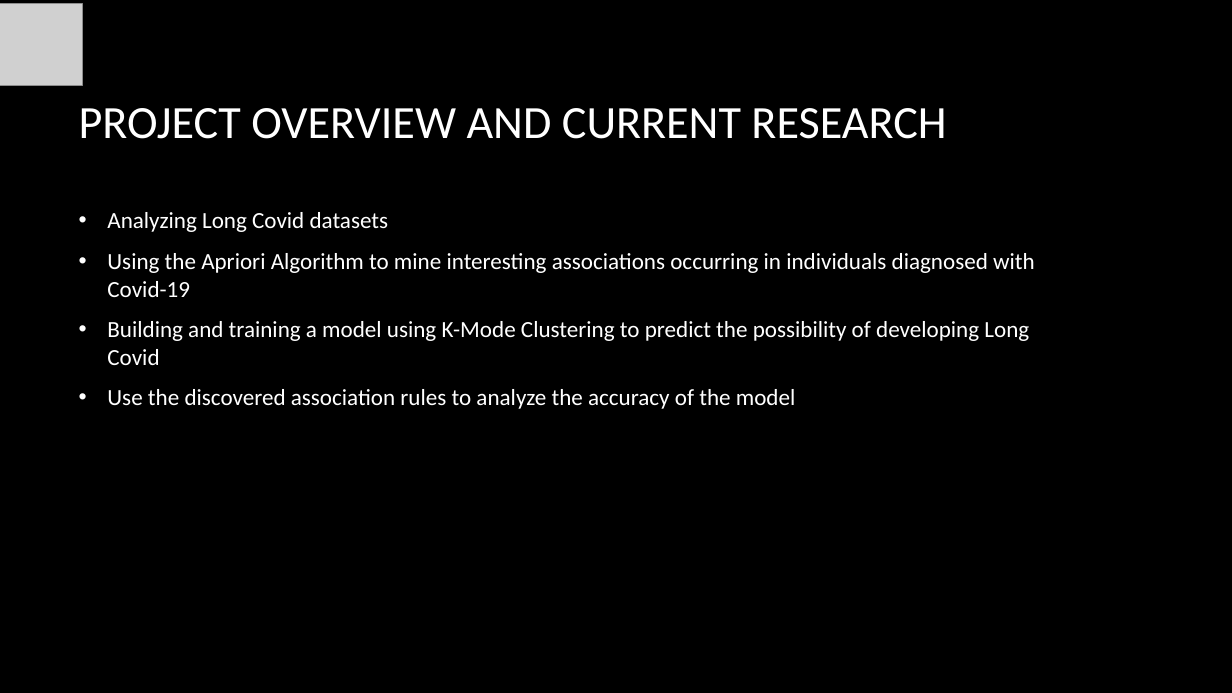
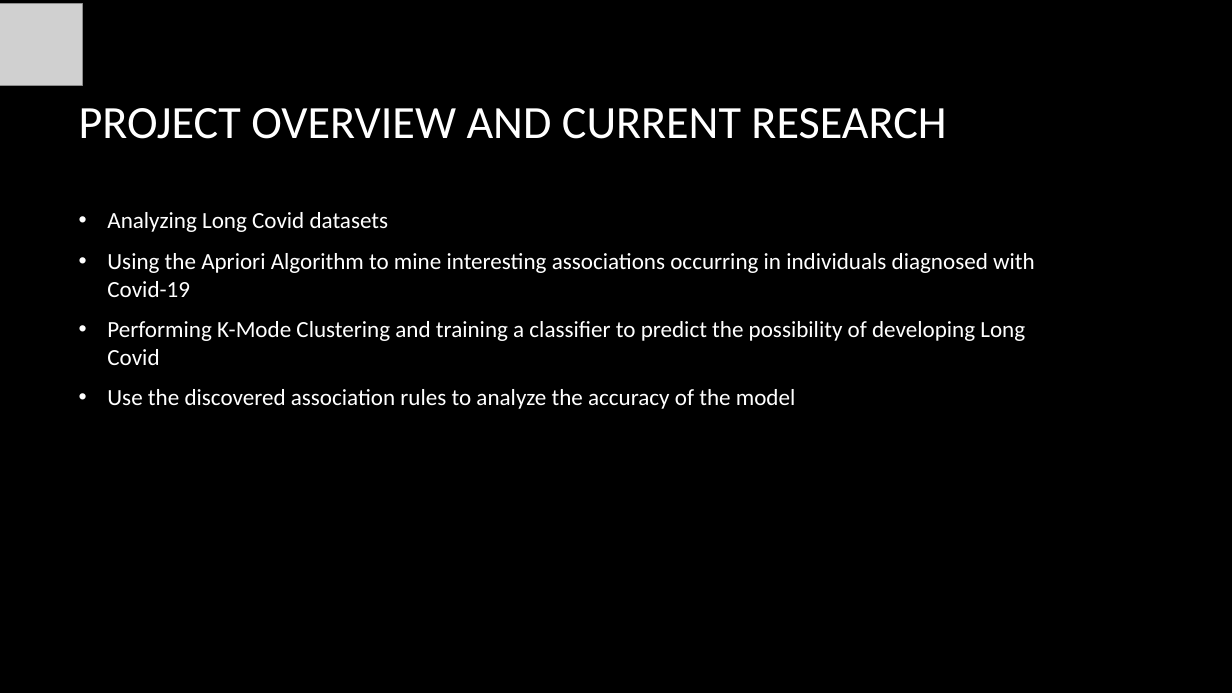
Before and after one commit to rdotzlaw/COMP4710-Group-11, a slide deck: slide 3 of 4710PresentationUpdated.pptx. Drawn at 1232x693 pixels with LibreOffice and Linux fonts; fonts in the diff are those of the drawing; grey boxes stand for pictures; background and template pictures are left out. Boxes give left, top, right and bottom in pixels: in the first picture for what was removed or moved away, otherwise in the second. Text is boxed around its words. In the diff, an @@ line names an element or a change of style, - is before the commit and + after.

```diff
--- a/4710PresentationUpdated.pptx
+++ b/4710PresentationUpdated.pptx
@@ text at (x1=107, y1=321, x2=1025, y2=365): text changed @@
-• Building and training a model using K-Mode Clustering to predict the possibility of developing Long Covid
+• Performing K-Mode Clustering and training a classifier to predict the possibility of developing Long Covid
```
